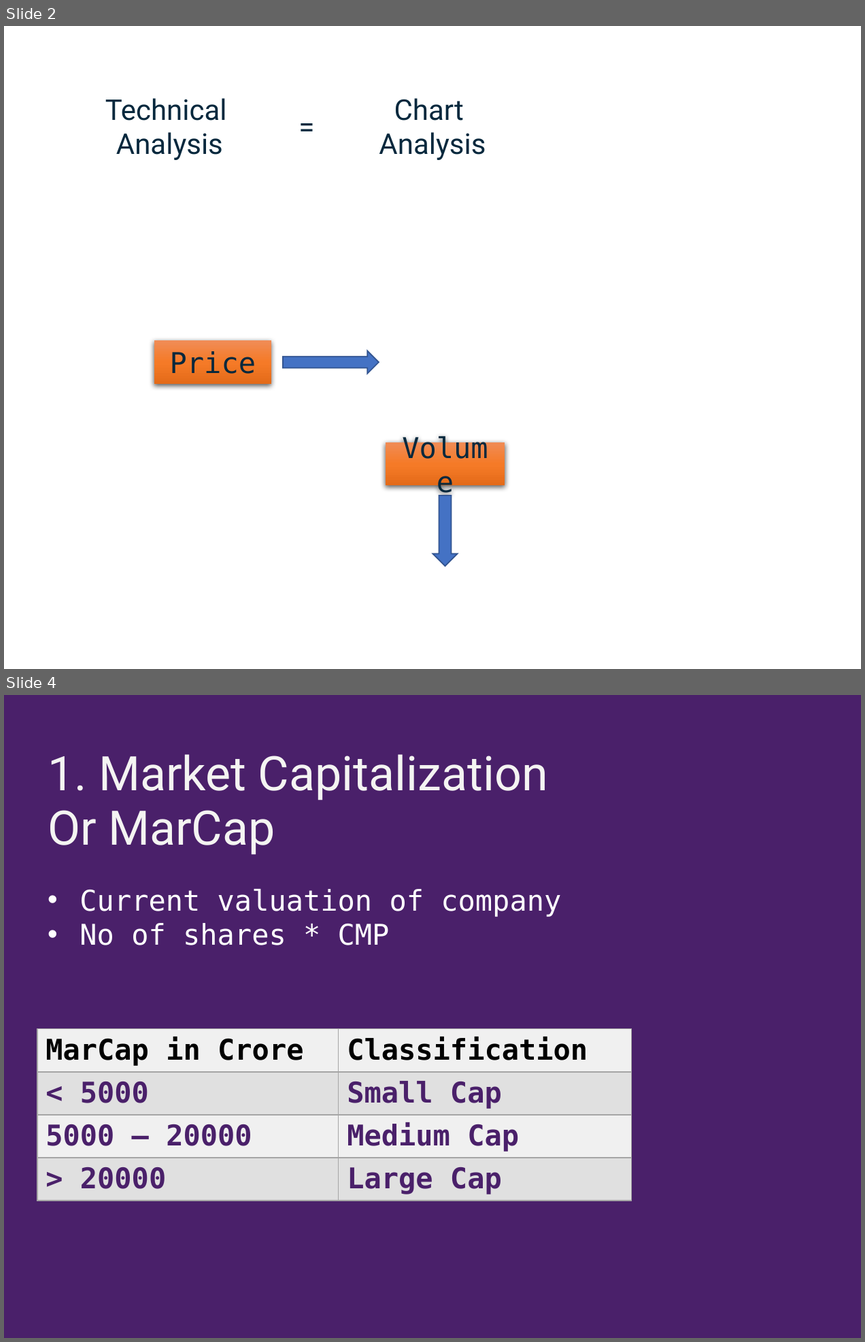
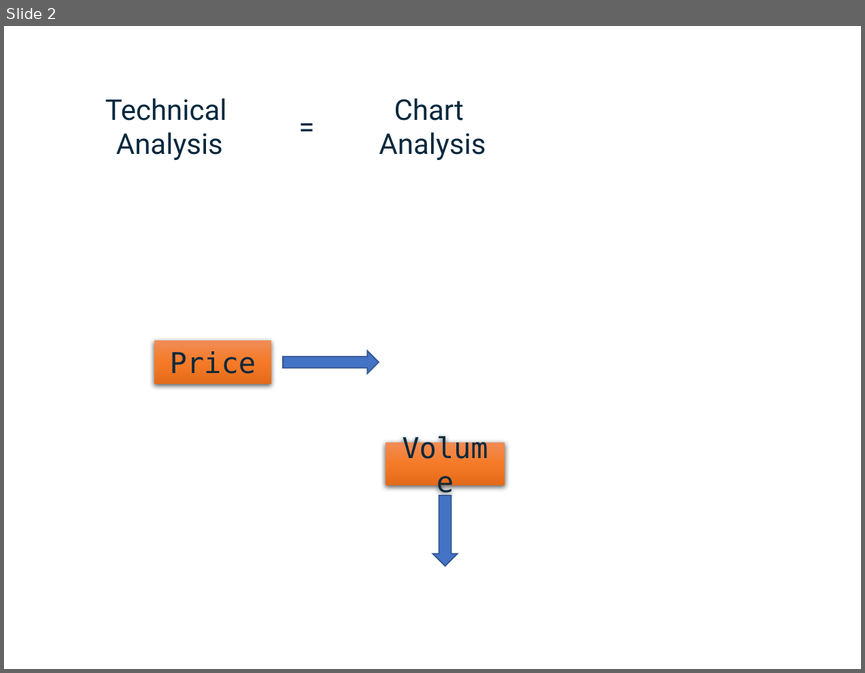
Before and after one commit to shoeb072022/SkeptiBullData, a slide deck: Introductory lecture/Technical Analysis.pptx. Shown one above the other, each under a label of ours: slides 2 and 4 before the commit, slide 2 after it; the slides between them are not shown. The pictures are 865x1342 and 865x673 pixels, drawn with LibreOffice and Linux fonts; fonts in the diff are those of the drawing; background and template pictures are left out. Boxes give left, top, right and bottom in pixels: in the first picture for what was removed or moved away, otherwise in the second. Text is boxed around its words. In the diff, an @@ line names an element or a change of style, - is before the commit and + after.

```diff
--- a/Introductory lecture/Technical Analysis.pptx
+++ b/Introductory lecture/Technical Analysis.pptx
@@ slide 4 removed at bbox=[4, 695, 861, 1338], background #4A206A @@
@@ text removed at bbox=[48, 754, 548, 800] @@
-1. Market Capitalization
@@ text removed at bbox=[48, 810, 275, 855] @@
-Or MarCap
@@ text removed at bbox=[79, 889, 561, 945] @@
-• Current valuation of company
-• No of shares * CMP
@@ table removed at bbox=[37, 1029, 632, 1200], 4 rows, 2 columns @@
-MarCap in Crore | Classification
-< 5000 | Small Cap
-5000 – 20000 | Medium Cap
-> 20000 | Large Cap
```
Also in this commit, not shown: 2 slides changed, 13 slides added, 2 other slides removed, 1 other file.
